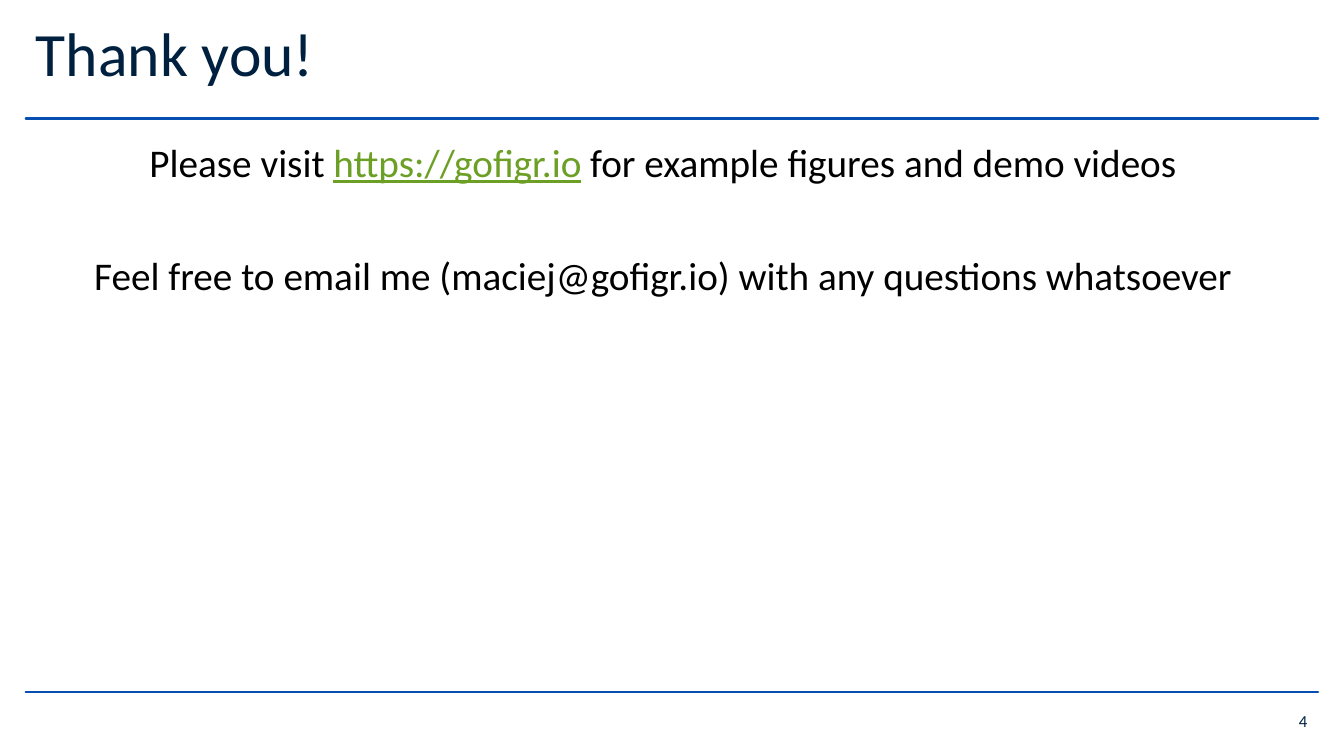
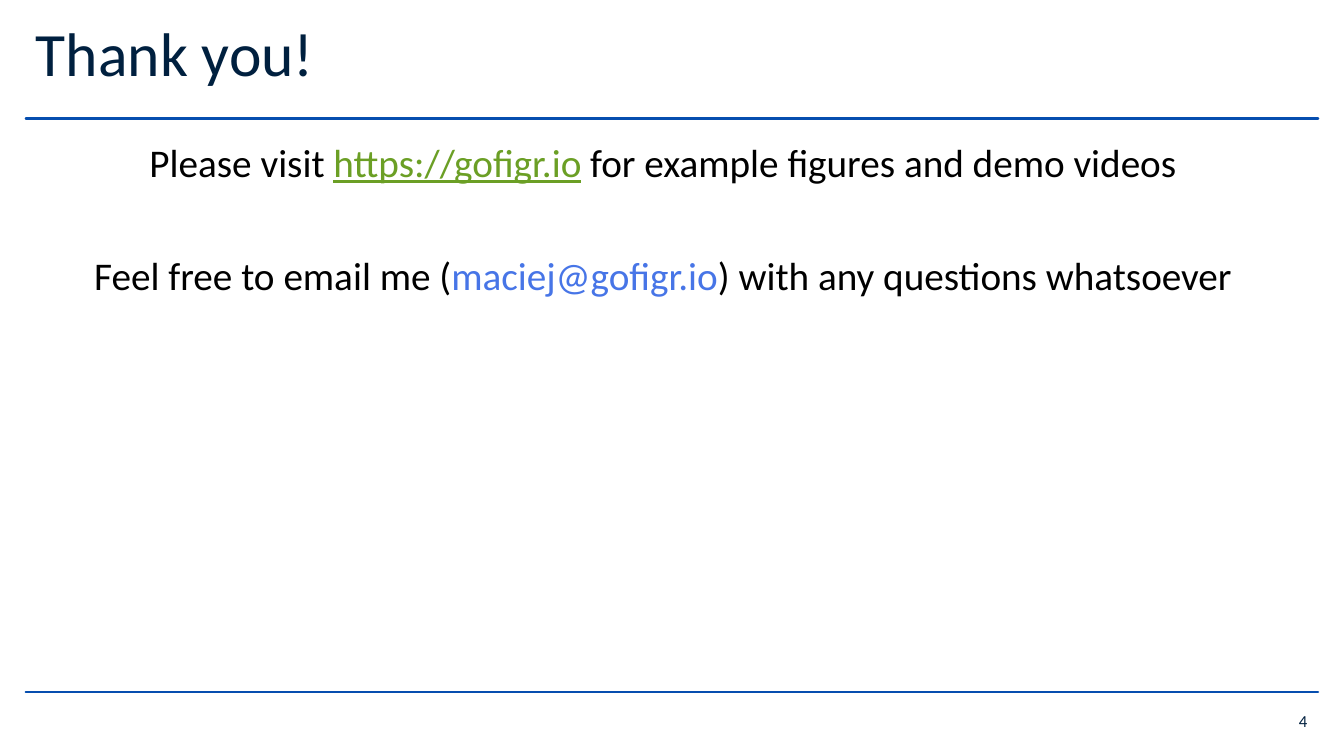
Before and after one commit to GoFigr/examples, a slide deck: slide 4 of webinar_2026_04_08/GoFigr Webinar - April 8, 2026.pptx. Drawn at 1344x756 pixels with LibreOffice and Linux fonts; fonts in the diff are those of the drawing; background and template pictures are left out. Boxes give left, top, right and bottom in pixels: in the first picture for what was removed or moved away, otherwise in the second. Text is boxed around its words. In the diff, an @@ line names an element or a change of style, - is before the commit and + after.

```diff
--- a/webinar_2026_04_08/GoFigr Webinar - April 8, 2026.pptx
+++ b/webinar_2026_04_08/GoFigr Webinar - April 8, 2026.pptx
@@ text at bbox=[94, 261, 1232, 297]: text colour #000000 to #4775E7 in "(maciej@gofigr.io)" @@
```
Also in this commit, not shown: 1 other slide changed, 3 other files.
